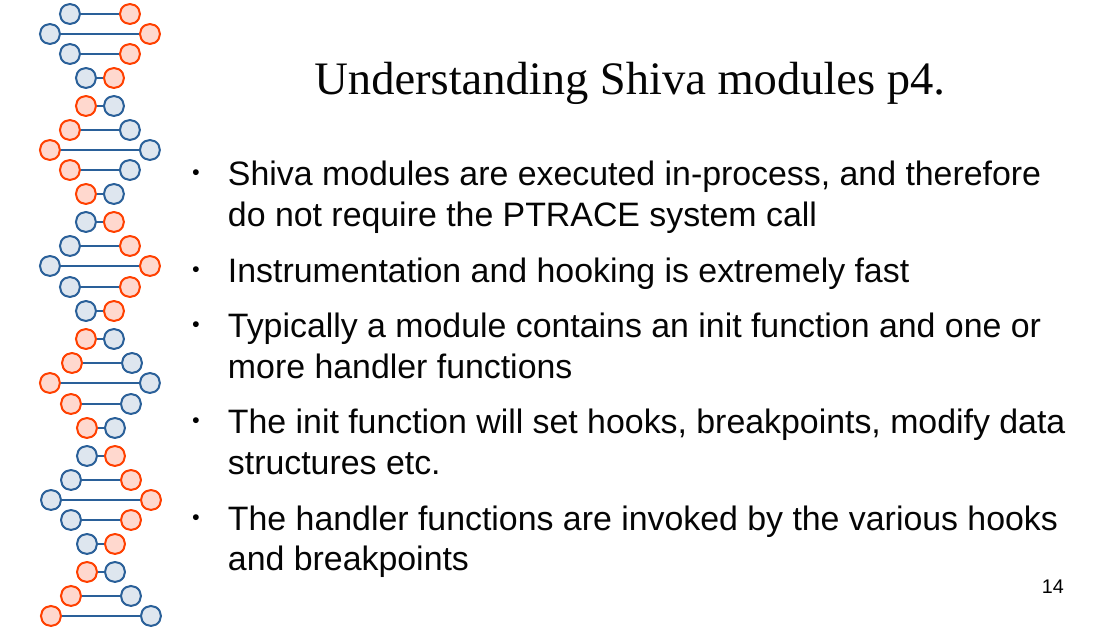
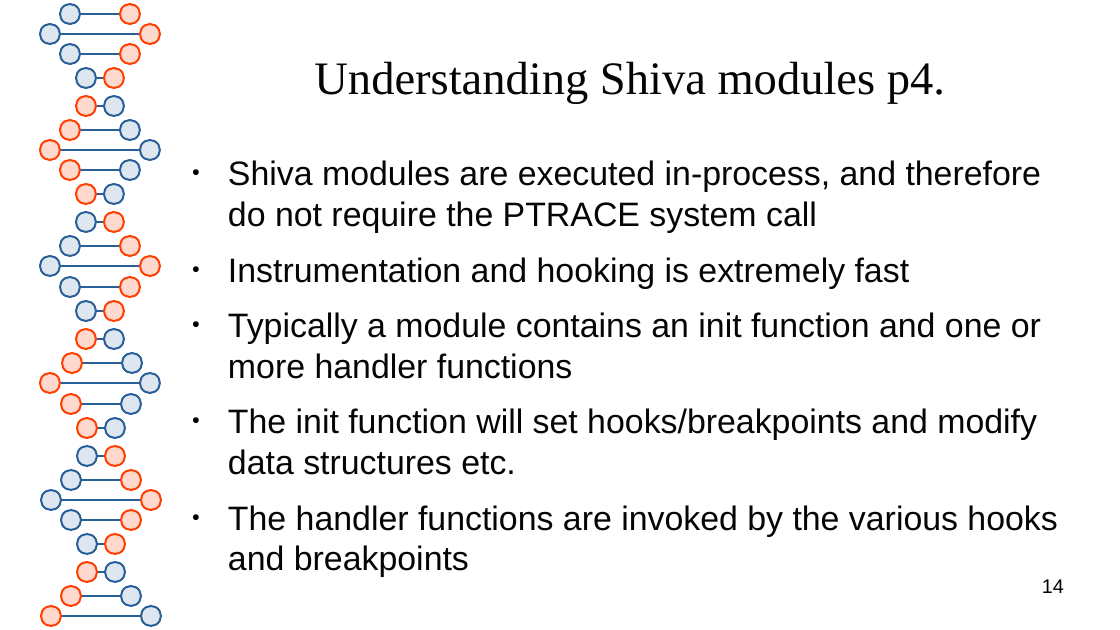
Before and after one commit to elfmaster/shiva, a slide deck: slide 14 of presentation/shiva_runtime.odp. Drawn at 1120x630 pixels with LibreOffice and Linux fonts; fonts in the diff are those of the drawing. Boxes give left, top, right and bottom in pixels: in the first picture for what was removed or moved away, otherwise in the second. Text is boxed around its words. In the diff, an @@ line names an element or a change of style, - is before the commit and + after.

```diff
--- a/presentation/shiva_runtime.odp
+++ b/presentation/shiva_runtime.odp
@@ text at [228, 408, 1037, 475]: text changed @@
-● The init function will set hooks, breakpoints, modify data structures etc.
+● The init function will set hooks/breakpoints and modify data structures etc.
```
Also in this commit, not shown: 8 other slides changed, 9 slides added, 1 other file.
